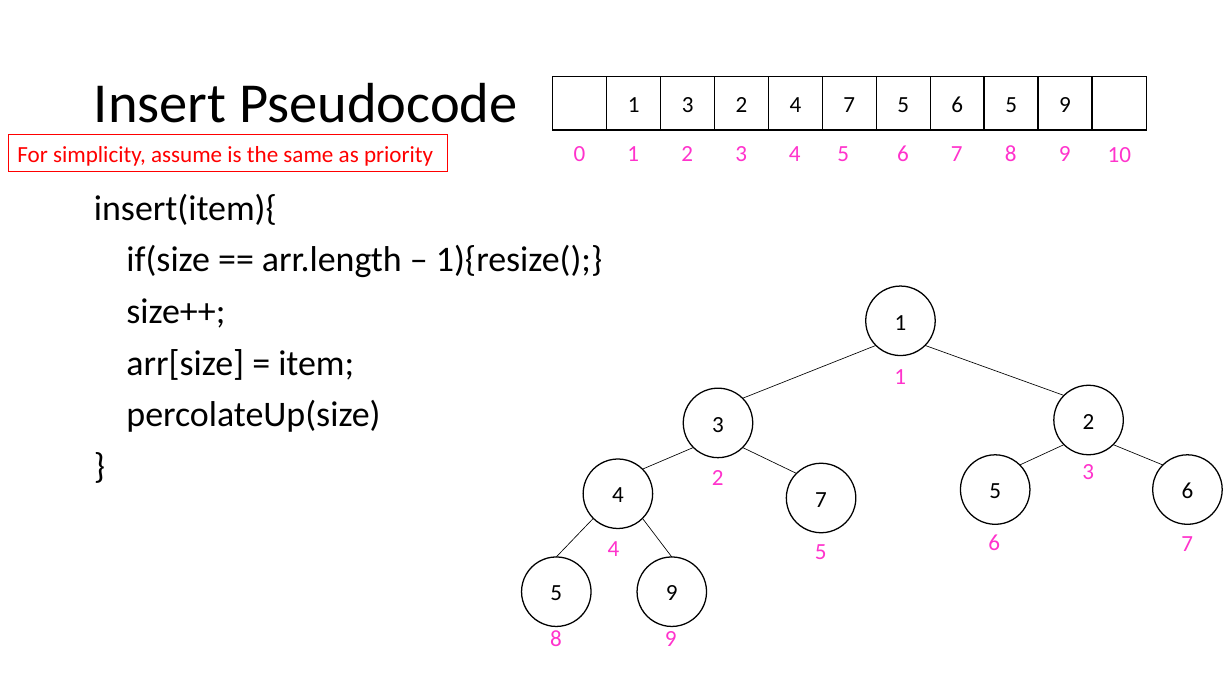
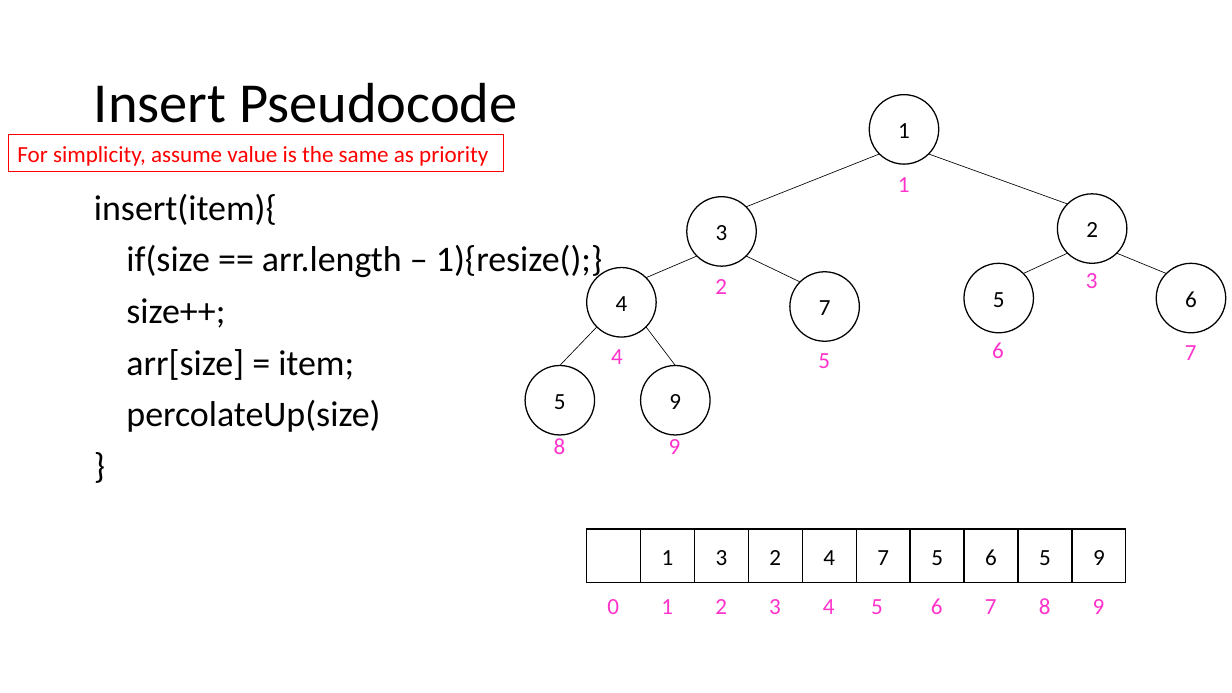
Before and after one commit to natebrunelle/cse332, a slide deck: slide 23 of demo_site/files/slides/lecture5_pqs_inkb.pptx. Drawn at 1232x693 pixels with LibreOffice and Linux fonts; fonts in the diff are those of the drawing. Boxes give left, top, right and bottom in pixels: in the first picture for what was removed or moved away, otherwise in the second. Text is boxed around its words. In the diff, an @@ line names an element or a change of style, - is before the commit and + after.

```diff
--- a/demo_site/files/slides/lecture5_pqs_inkb.pptx
+++ b/demo_site/files/slides/lecture5_pqs_inkb.pptx
@@ rectangle removed at <box>1093,77,1147,130</box> @@
@@ ellipse "1": place and size @@
-ellipse "1" at <box>866,287,935,356</box>
+ellipse "1" at <box>870,94,939,164</box>
@@ rectangle "For simplicity, assume value is ...": place and size @@
-rectangle "For simplicity, assume value is ..." at <box>8,135,447,172</box>
+rectangle "For simplicity, assume value is ..." at <box>8,135,504,172</box>
@@ text in rectangle at <box>17,146,488,166</box>: text changed @@
-For simplicity, assume is the same as priority
+For simplicity, assume value is the same as priority
@@ text removed at <box>1108,147,1131,162</box> @@
-10
@@ ellipse "2": place and size @@
-ellipse "2" at <box>1055,385,1124,455</box>
+ellipse "2" at <box>1057,194,1127,263</box>
@@ text "2": place and size @@
-text "2" at <box>681,146,693,161</box>
+text "2" at <box>715,279,727,294</box>
@@ 8 lines, 7 ellipses, 5 texts: place and size @@
-8 lines, 7 ellipses, 5 texts at <box>521,346,1223,646</box>
+8 lines, 7 ellipses, 5 texts at <box>525,154,1226,454</box>
@@ text "5": place and size @@
-text "5" at <box>837,146,849,161</box>
+text "5" at <box>818,353,830,368</box>
@@ text "6": place and size @@
-text "6" at <box>897,145,909,161</box>
+text "6" at <box>992,342,1004,358</box>
@@ text "8": place and size @@
-text "8" at <box>550,626,562,646</box>
+text "8" at <box>554,435,566,454</box>
@@ 10 rectangles: place and size @@
-10 rectangles at <box>553,77,1092,130</box>
+10 rectangles at <box>587,529,1126,582</box>
@@ text "2": place and size @@
-text "2" at <box>712,470,724,485</box>
+text "2" at <box>715,599,727,614</box>
@@ text "5": place and size @@
-text "5" at <box>815,544,827,559</box>
+text "5" at <box>871,599,883,614</box>
@@ text "6": place and size @@
-text "6" at <box>988,534,1000,550</box>
+text "6" at <box>931,598,943,614</box>
@@ 7 texts: place and size @@
-7 texts at <box>574,145,1071,161</box>
+7 texts at <box>607,598,1105,614</box>
```
Also in this commit, not shown: 30 other slides changed, 1 slide added, 1 slide removed, 9 other files.
